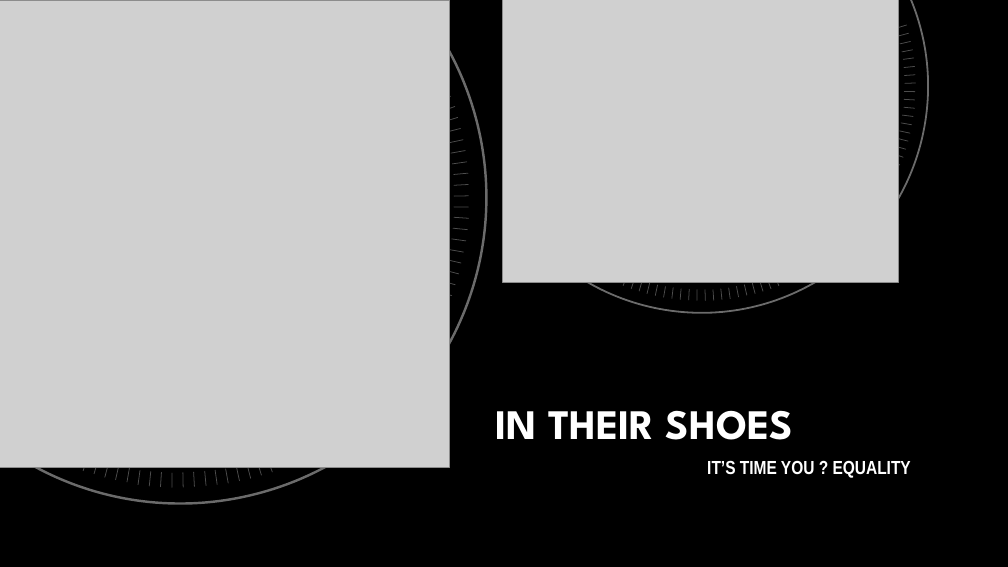
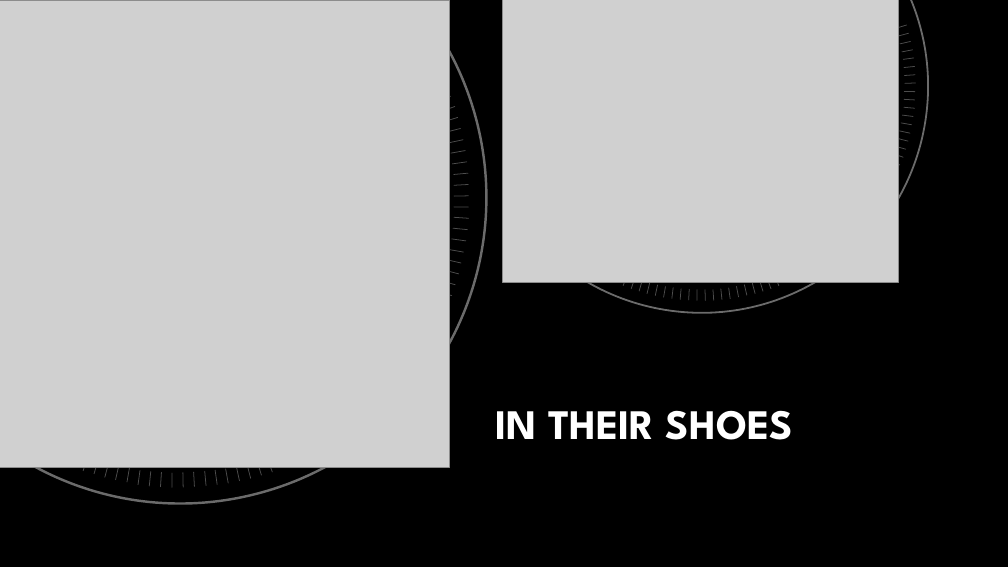
Before and after one commit to glasgow2017/team-5, a slide deck: slide 1 of Presentation/codeforhood.pptx. Drawn at 1008x567 pixels with LibreOffice and Linux fonts; fonts in the diff are those of the drawing; grey boxes stand for pictures; background and template pictures are left out. Boxes give left, top, right and bottom in pixels: in the first picture for what was removed or moved away, otherwise in the second. Text is boxed around its words. In the diff, an @@ line names an element or a change of style, - is before the commit and + after.

Commit message:
l final final

```diff
--- a/Presentation/codeforhood.pptx
+++ b/Presentation/codeforhood.pptx
@@ subtitle removed at <box>707,460,911,478</box> @@
-IT’S TIME YOU ? EQUALITY
```
